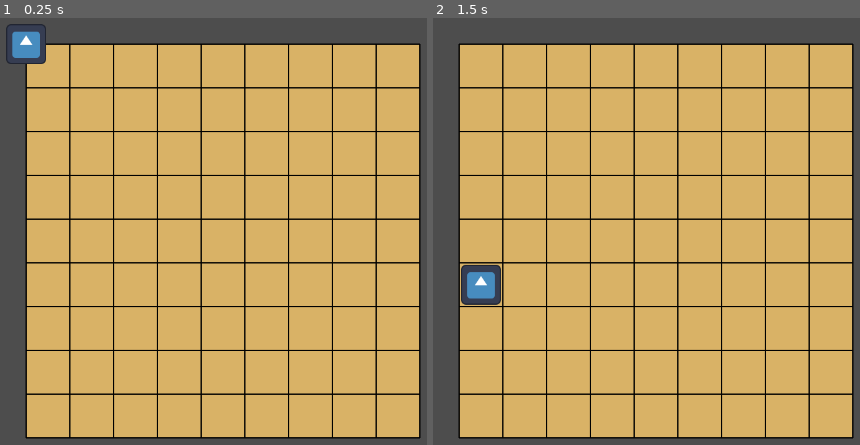
Above: before the commit, frames 1-2 (left to right).
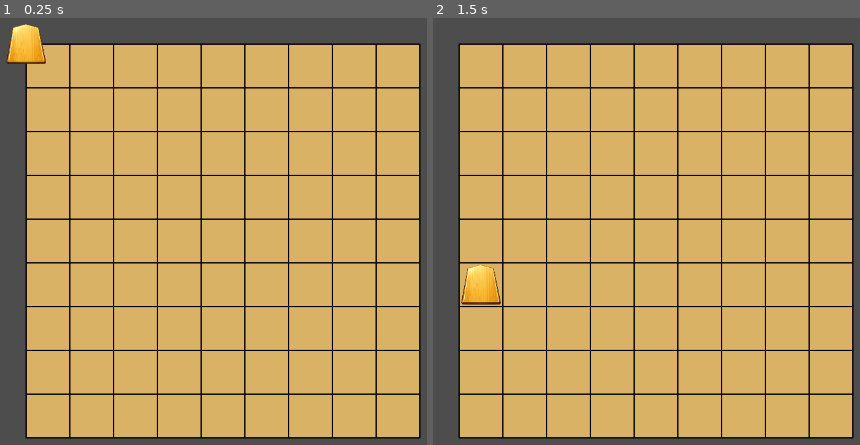
Above: after the commit, the same moments.

Repository: oruponu/project_ryoran
Game: Godot game, scene res://main.tscn
Two runs of this game, one before a commit and one after it. Both use one fixed random seed, a clock stepped at 60 frames per second and the inputs below. The engine's default icon, where the game draws it, is replaced by a stand-in: a white triangle on a blue panel in a dark square.
Inputs (mouse positions are in pixels of both pictures, inside the frame that each line leads up to):
- Up to frame 1 (0.25 s): no input
- Up to frame 2 (1.5 s): tap Enter at 0.5 s; move the mouse to (458, 43) at 0.52 s; click (458, 43) at 0.67 s; tap Space at 1.25 s; move the mouse to (497, 261) at 1.27 s; click (497, 261) at 1.42 s

The runs differ from the first frame. In frame 1, 0.8% of the frame differs, in the area x 1-11%, y 1-11%; in frame 2, 0.9%, in the area x 6-16%, y 57-68%.

Commit message:
駒のテクスチャを変更

Diff:
--- a/piece.tscn
+++ b/piece.tscn
@@ -1,7 +1,7 @@
 [gd_scene load_steps=4 format=3 uid="uid://cn67r6mghyu06"]
 
-[ext_resource type="Texture2D" uid="uid://lvimly0mcjgj" path="res://icon.svg" id="1_3makh"]
 [ext_resource type="Script" uid="uid://c2b77n144swq5" path="res://piece.gd" id="1_hisf2"]
+[ext_resource type="Texture2D" uid="uid://d3oo548rk8kw8" path="res://piece.png" id="2_hisf2"]
 
 [sub_resource type="RectangleShape2D" id="RectangleShape2D_hisf2"]
 
@@ -9,7 +9,8 @@
 script = ExtResource("1_hisf2")
 
 [node name="Sprite2D" type="Sprite2D" parent="."]
-texture = ExtResource("1_3makh")
+scale = Vector2(0.5, 0.5)
+texture = ExtResource("2_hisf2")
 
 [node name="CollisionShape2D" type="CollisionShape2D" parent="."]
 scale = Vector2(6, 6)
